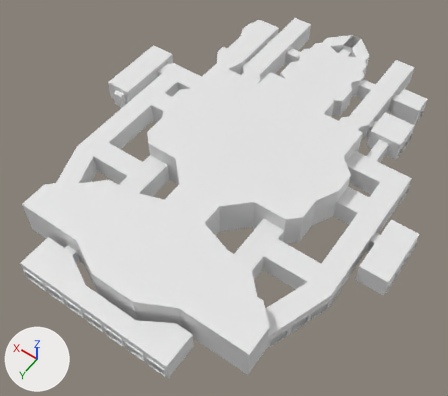
The Blender file level2.blend: old version first, new version second.
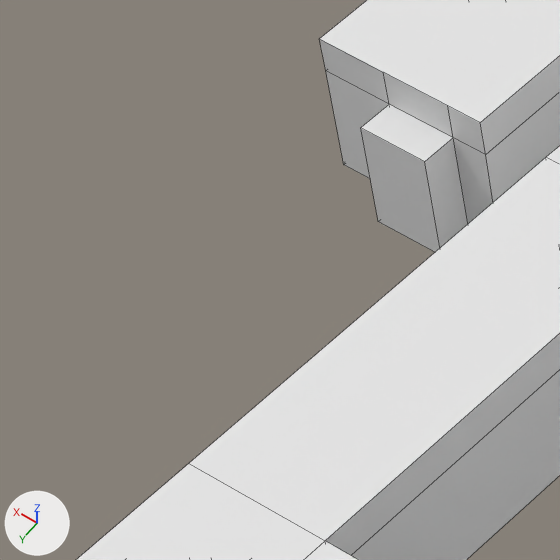
Old and new are each drawn whole from a 50 mm camera at (-39.6, 102.5, 86.1) aimed at (0.2, 46.8, -1.5) and again close up on the part from 16% to 31% of the width and 20% to 37% of the height. The lights are fixed; the arrows at lower left show +X, +Y and +Z. The close-ups show mesh edges as thin lines. Objects named as collision shapes, trigger or cutter boxes, shadow casters or lower levels of detail are left out.

Names of what the first close-up shows: 'Plane-col'.
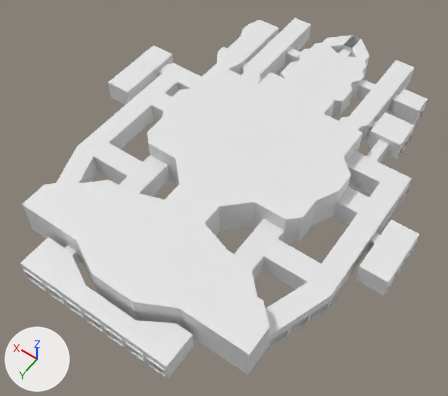
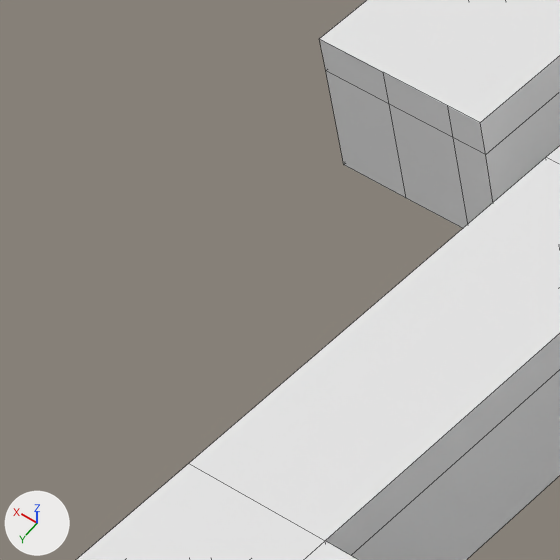
Commit message: level 2 fixess

The change, as a diff of the scene's bpy script:
```diff
--- a/level2.blend.py
+++ b/level2.blend.py
@@ me_plane @@
 me_plane.from_pydata(...)  # 1105 vertices, 979 faces; spans x -32.2..33.2, y -1.0..79.2, z 0.0..7.0
 # used by ob_plane_col; location = (0.0, 0.0, 0.0)
 # verts and faces of me_plane; kept vertices keep their numbers, new ones are numbered from 1105
 # before: 184 (29.0, 40.0, 0.0), 185 (31.0, 40.0, 0.0), 193 (29.0, 41.0, 0.0), 194 (31.0, 41.0, 0.0) at pixel (378, 221), 434 (29.0, 40.0, 3.0) at pixel (453, 137)
 # before: 435 (31.0, 40.0, 3.0) at pixel (389, 104), 443 (29.0, 41.0, 3.0) at pixel (424, 161), 444 (31.0, 41.0, 3.0) at pixel (360, 127)
+# me_plane part 1
+delete_vertices([193, 194, 443, 444])  # with the faces that use them
+faces += [(184, 185, 435, 434)]
```

Location of each change, [x1, y1, x2, y2] in pixels of the close-ups (560 x 560 px):
part 1 of me_plane, cut back: before [361, 104, 468, 252]; after [389, 104, 468, 228]
